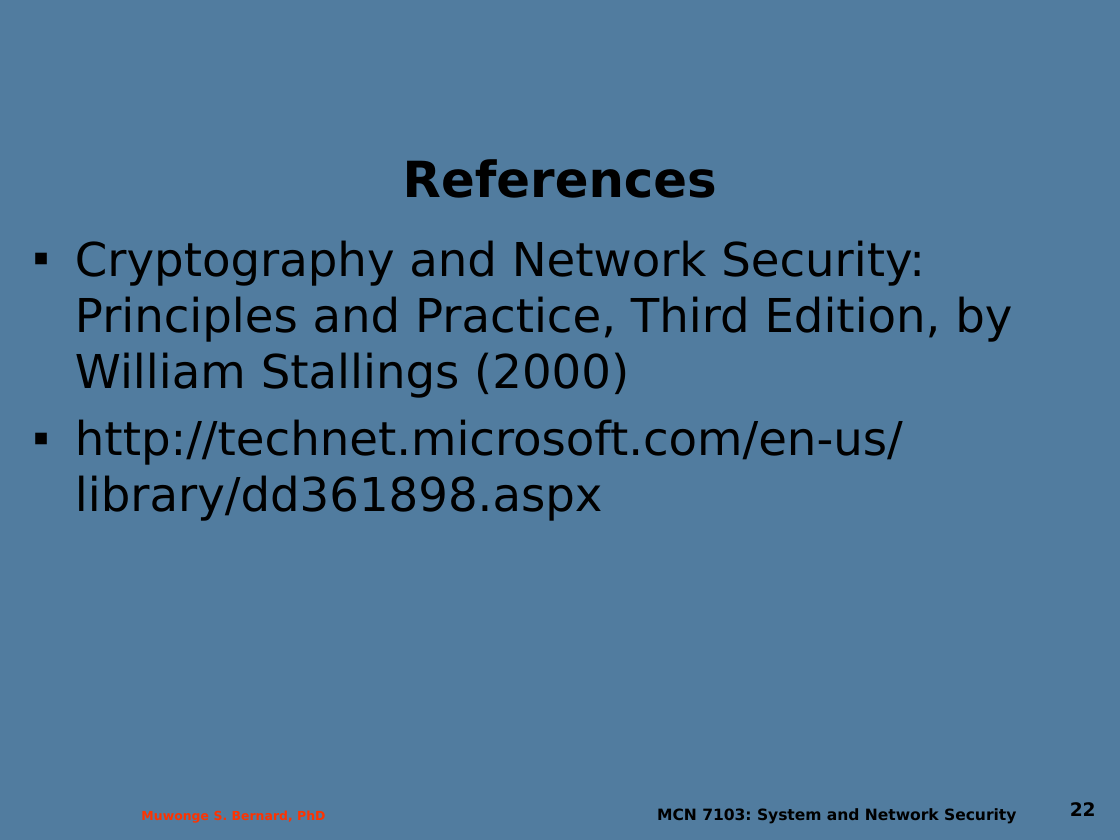
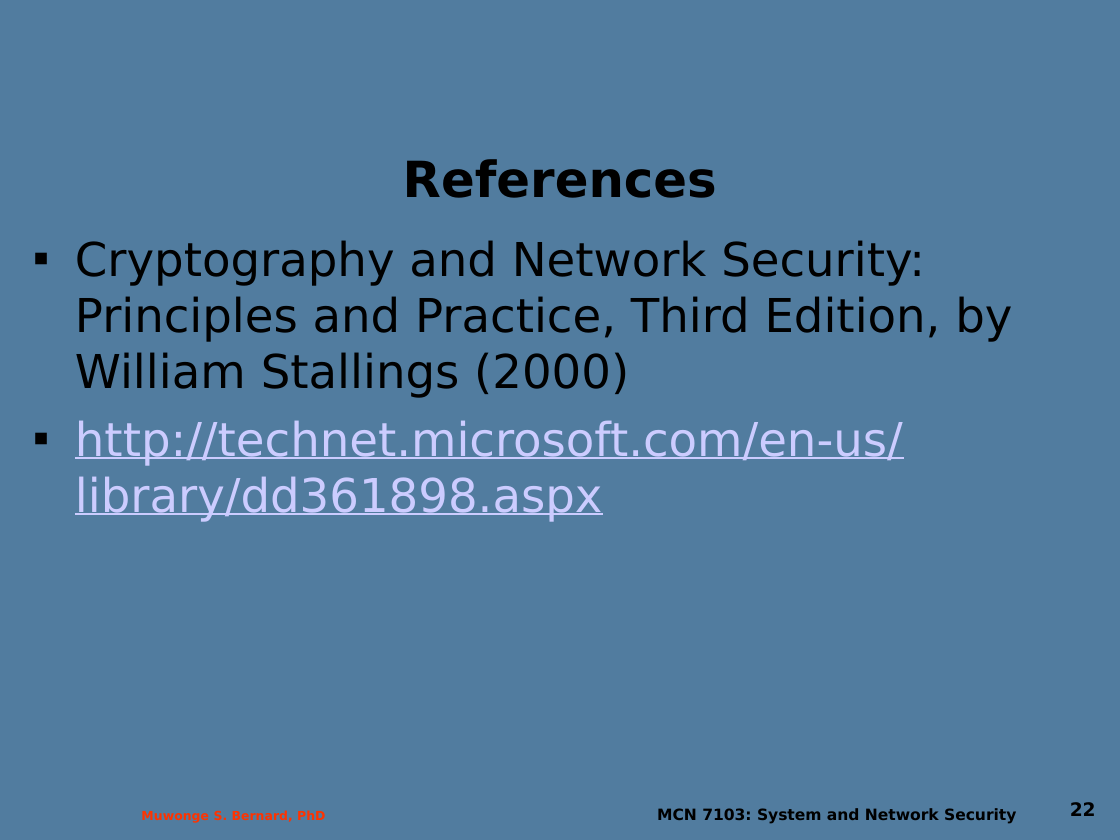
Before and after one commit to Dihfahsih1/Masters-Software-Engineering, a slide deck: slide 22 of yr-sem1/System and Network Security/Lecture_3.ppt. Drawn at 1120x840 pixels with LibreOffice and Linux fonts; fonts in the diff are those of the drawing; background and template pictures are left out. Boxes give left, top, right and bottom in pixels: in the first picture for what was removed or moved away, otherwise in the second. Text is boxed around its words. In the diff, an @@ line names an element or a change of style, - is before the commit and + after.

```diff
--- a/yr-sem1/System and Network Security/Lecture_3.ppt
+++ b/yr-sem1/System and Network Security/Lecture_3.ppt
@@ text "Cryptography and Network Security: Principles ..." at (x1=75, y1=240, x2=1012, y2=522): text colour #000000 to #CCCCFF, underline on in "http://technet.microsoft.com/en-us/library/dd361898.aspx" @@
```
Also in this commit, not shown: 2 other slides changed, 5 other files.
